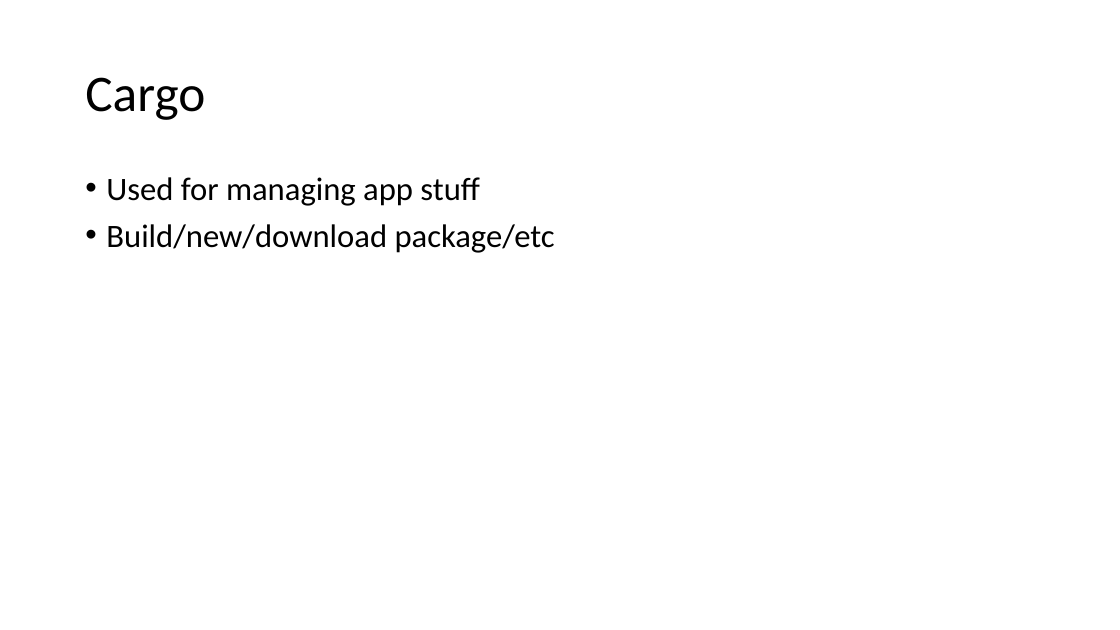
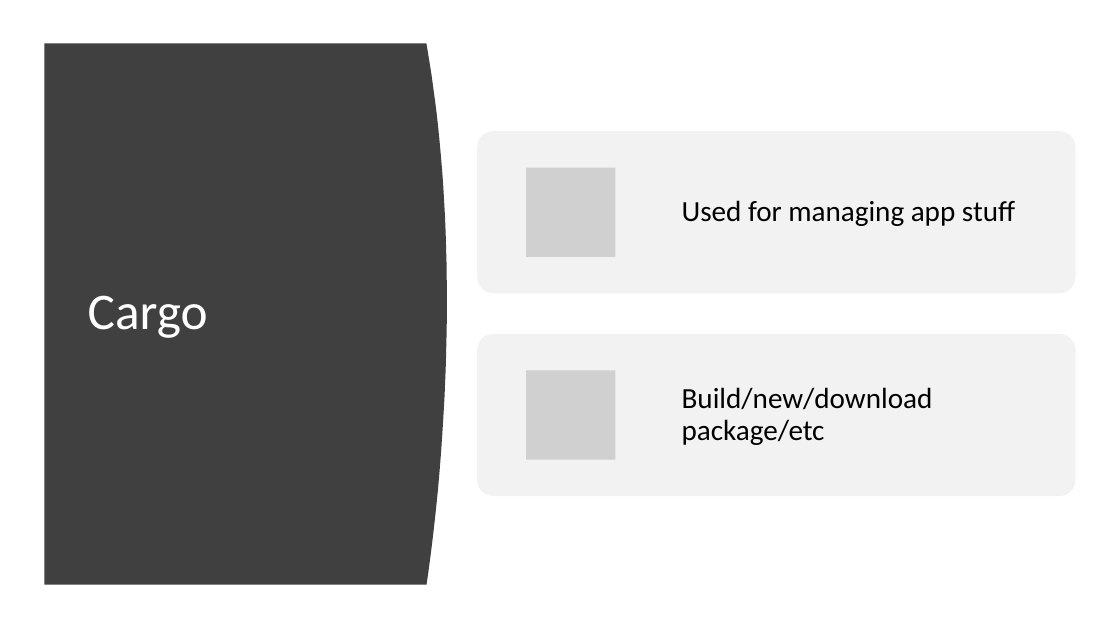
Before and after one commit to ProgrammerAL/Presentations-2019, a slide deck: slide 18 of 09-04 - Making the Case for Rust/Making the Case for Rust.pptx. Drawn at 1120x630 pixels with LibreOffice and Linux fonts; fonts in the diff are those of the drawing; grey boxes stand for pictures. Boxes give left, top, right and bottom in pixels: in the first picture for what was removed or moved away, otherwise in the second. Text is boxed around its words. In the diff, an @@ line names an element or a change of style, - is before the commit and + after.

```diff
--- a/09-04 - Making the Case for Rust/Making the Case for Rust.pptx
+++ b/09-04 - Making the Case for Rust/Making the Case for Rust.pptx
@@ freeform shape added at [45,44,447,585], fill #404040 @@
@@ title "Cargo": place and size @@
-title "Cargo" at [85,77,205,120]
+title "Cargo" at [88,295,208,338]
@@ title "Cargo" at [88,295,208,338]: text colour #000000 to #FFFFFF @@
@@ text removed at [106,177,555,253] @@
-• Used for managing app stuff
-• Build/new/download package/etc
@@ group added at [477,131,1075,496]: 2 rounded rectangles, 2 pictures, 2 texts @@
+Used for managing app stuff
+Build/new/download package/etc
```
Also in this commit, not shown: 17 other slides changed, 1 other file.
